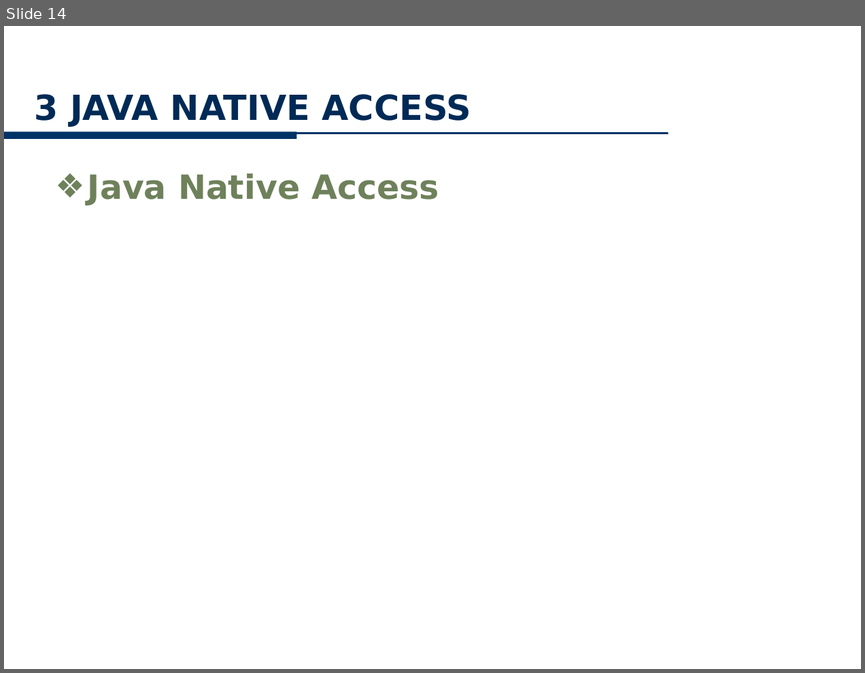
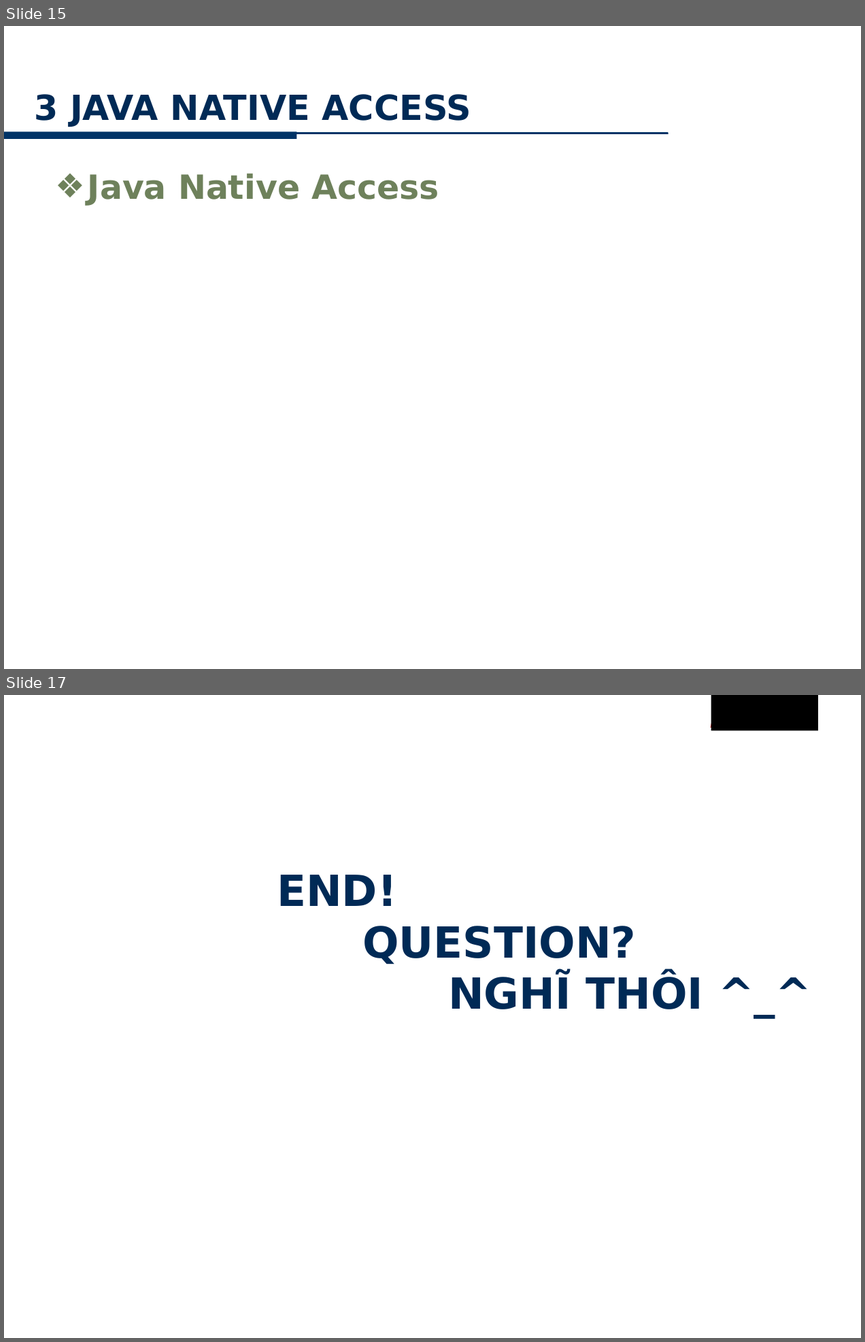
Before and after one commit to minhkhanh/UofS-Java, a slide deck: Seminar_JNI/Slide_00.pptx. Shown one above the other, each under a label of ours: slide 14 before the commit, slides 15 and 17 after it; the slides between them are not shown. The pictures are 865x673 and 865x1342 pixels, drawn with LibreOffice and Linux fonts; fonts in the diff are those of the drawing; background and template pictures are left out. Boxes give left, top, right and bottom in pixels: in the first picture for what was removed or moved away, otherwise in the second. Text is boxed around its words. In the diff, an @@ line names an element or a change of style, - is before the commit and + after.

```diff
--- a/Seminar_JNI/Slide_00.pptx
+++ b/Seminar_JNI/Slide_00.pptx
@@ slide 17 added at [4, 695, 861, 1338], background picture (left out) @@
@@ text added at [710, 704, 799, 734], 24 pt, text #CC0000, bold, italic @@
+LOGO
@@ rectangle added at [711, 695, 818, 731], fill #000000 @@
@@ title added at [277, 875, 703, 1009], 36 pt, text gradient #00152B to #002A56 to #002750, bold @@
+END!
+QUESTION?
+NGHĨ THÔI ^_^
@@ what was slide 14 is now slide 15 @@
```
Also in this commit, not shown: 13 other slides changed, 2 other slides added.
